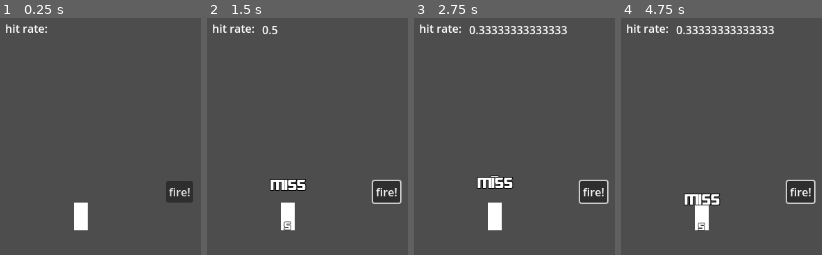
Above: before the commit, frames 1-4 (left to right).
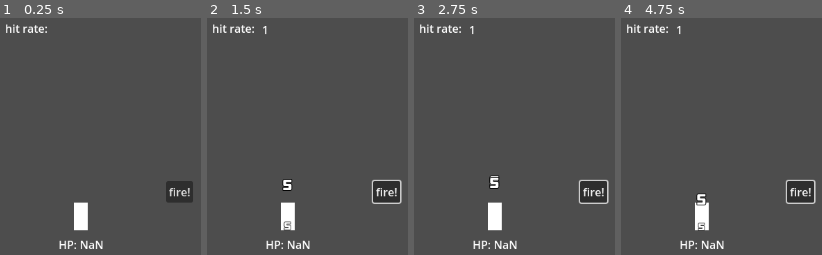
Above: after the commit, the same moments.

Repository: ktosox/Tool_Box_2
Game: Godot game, scene res://experimental/side_view_tower_defense.tscn
The game is run twice, just before and just after one commit, with the same random seed, the same clock (stepped at 60 frames per second) and the same inputs. The project has no main scene, so this scene is started directly.
Inputs (mouse positions are in pixels of both pictures, inside the frame that each line leads up to):
- Up to frame 1 (0.25 s): no input
- Up to frame 2 (1.5 s): click "fire!" at 0.5 s; tap Enter (ui_accept) at 1.25 s; move the mouse to (outside the picture) at 1.27 s; hold Right (ui_right) from 1.28 s (still down); click (outside the picture) at 1.42 s
- Up to frame 3 (2.75 s): tap Enter (ui_accept) at 1.52 s; release Right (ui_right) at 2 s; drag from (508, 214) to (outside the picture) at 2.02 s
- Up to frame 4 (4.75 s): tap Enter (ui_accept) at 2.75, 4.25, 4.52 s; move the mouse to (outside the picture) at 2.77 s; hold Left (ui_left) 2.78-3.5 s; drag from (outside the picture) to (635, 124) at 3.52 s; move the mouse to (outside the picture) at 4.27 s; hold Right (ui_right) from 4.28 s (still down)

The runs differ from the first frame. In frame 1, 0.4% of the frame differs, in the area x 29-52%, y 93-98%; in frame 2, 1.3%; in frame 3, 2.0%; in frame 4, 2.1%, in the area x 27-77%, y 3-98%.

Commit message:
added a health display node

Diff:
--- /dev/null
+++ b/experimental/health_shower.gd
@@ -0,0 +1,16 @@
+extends Node2D
+
+@export var HP : int = 1:
+	set(value):
+		HP = value
+		if HP < 0:
+			$Control/Label.text = "HP: NaN"
+		else:
+			$Control/Label.text = "HP: " + str(value)
+
+
+# Called when the node enters the scene tree for the first time.
+func _ready() -> void:
+	self.HP = HP
+
+	pass # Replace with function body.
--- /dev/null
+++ b/experimental/health_shower.tscn
@@ -0,0 +1,37 @@
+[gd_scene load_steps=2 format=3 uid="uid://xtubqpb1avbh"]
+
+[ext_resource type="Script" path="res://experimental/health_shower.gd" id="1_gf48i"]
+
+[node name="HealthShower" type="Node2D"]
+script = ExtResource("1_gf48i")
+
+[node name="Control" type="Control" parent="."]
+layout_mode = 3
+anchors_preset = 8
+anchor_left = 0.5
+anchor_top = 0.5
+anchor_right = 0.5
+anchor_bottom = 0.5
+offset_left = -20.0
+offset_top = -20.0
+offset_right = 20.0
+offset_bottom = 20.0
+grow_horizontal = 2
+grow_vertical = 2
+size_flags_horizontal = 4
+
+[node name="Label" type="Label" parent="Control"]
+layout_mode = 1
+anchors_preset = 8
+anchor_left = 0.5
+anchor_top = 0.5
+anchor_right = 0.5
+anchor_bottom = 0.5
+offset_left = -0.5
+offset_top = -11.5
+offset_right = 0.5
+offset_bottom = 11.5
+grow_horizontal = 2
+grow_vertical = 2
+horizontal_alignment = 1
+vertical_alignment = 1
--- a/experimental/side_view_tower_defense.tscn
+++ b/experimental/side_view_tower_defense.tscn
@@ -1,10 +1,11 @@
-[gd_scene load_steps=8 format=3 uid="uid://wo4e013s4ki"]
+[gd_scene load_steps=9 format=3 uid="uid://wo4e013s4ki"]
 
 [ext_resource type="Script" path="res://experimental/side_view_tower_defense.gd" id="1_lmps5"]
 [ext_resource type="PackedScene" uid="uid://qqjji0wexgsm" path="res://experimental/hit_box.tscn" id="1_n2rhh"]
 [ext_resource type="PackedScene" uid="uid://bt7rcl15kq3mn" path="res://experimental/attack_simulator.tscn" id="2_bt61m"]
 [ext_resource type="Script" path="res://experimental/target_dummy.gd" id="2_qppje"]
 [ext_resource type="Script" path="res://experimental/attack_data.gd" id="3_43wi6"]
+[ext_resource type="PackedScene" uid="uid://xtubqpb1avbh" path="res://experimental/health_shower.tscn" id="6_fpes2"]
 
 [sub_resource type="Resource" id="Resource_dwacq"]
 script = ExtResource("3_43wi6")
@@ -12,7 +13,7 @@
 attakc_type = 0
 damage_type = 0
 penetration = 0
-accuracy = 0.515
+accuracy = 1.0
 
 [sub_resource type="RectangleShape2D" id="RectangleShape2D_pnjok"]
 size = Vector2(20, 40)
@@ -27,7 +28,8 @@
 [node name="TargetDummy" type="Node2D" parent="."]
 position = Vector2(327, 380)
 script = ExtResource("2_qppje")
-dodge = 0.7
+starting_health = -1
+dodge = 0.2
 
 [node name="HitBox" parent="TargetDummy" instance=ExtResource("1_n2rhh")]
 position = Vector2(0, -20)
@@ -40,6 +42,10 @@
 [node name="Line2D" type="Line2D" parent="TargetDummy"]
 points = PackedVector2Array(0, 0, 0, -40)
 width = 20.0
+
+[node name="HealthShower" parent="TargetDummy" instance=ExtResource("6_fpes2")]
+position = Vector2(0, 20)
+HP = 100
 
 [node name="Label" type="Label" parent="."]
 offset_left = 218.0
--- a/experimental/target_dummy.gd
+++ b/experimental/target_dummy.gd
@@ -4,14 +4,23 @@
 
 var floating_text_scene = preload("res://experimental/floating_text.tscn")
 
+@export var starting_health = 400
+
+@onready var health = starting_health
+
 @export var armor = 0
 
 @export var dodge = 0.0 # 0 - static box / 0.2 - something that moves / 0.5 - erratic walking / 0.75 - evasive manevours / 1.0 - neo from the matrix
+
+func _ready() -> void:
+	$HealthShower.HP = health
 
 func process_attack(data : AttackData, location : Vector2):
 	var new_floating_text = floating_text_scene.instantiate()
 	if hit_calcualtion(dodge,data.accuracy) :
 		new_floating_text.text = str(data.damage)
+		health -= data.damage
+		$HealthShower.HP = health
 		emit_signal("attack_landed",true)
 	else:
 		new_floating_text.text = "miss"
Not shown, changed: resources/fonts/freebooter-font/FreebooterItalic-5Xlv.ttf.import
